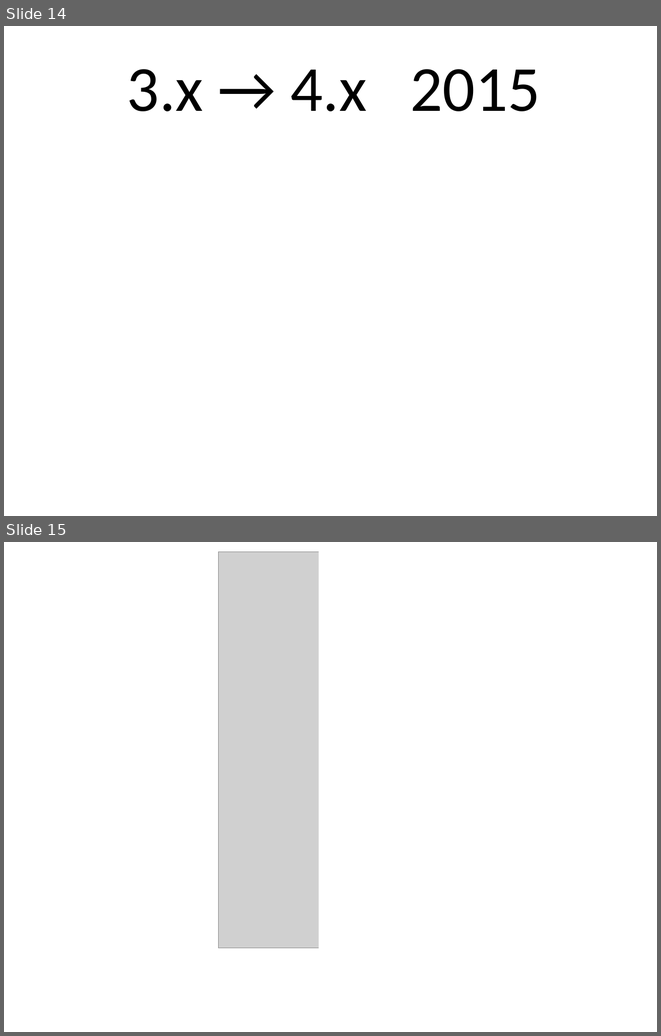
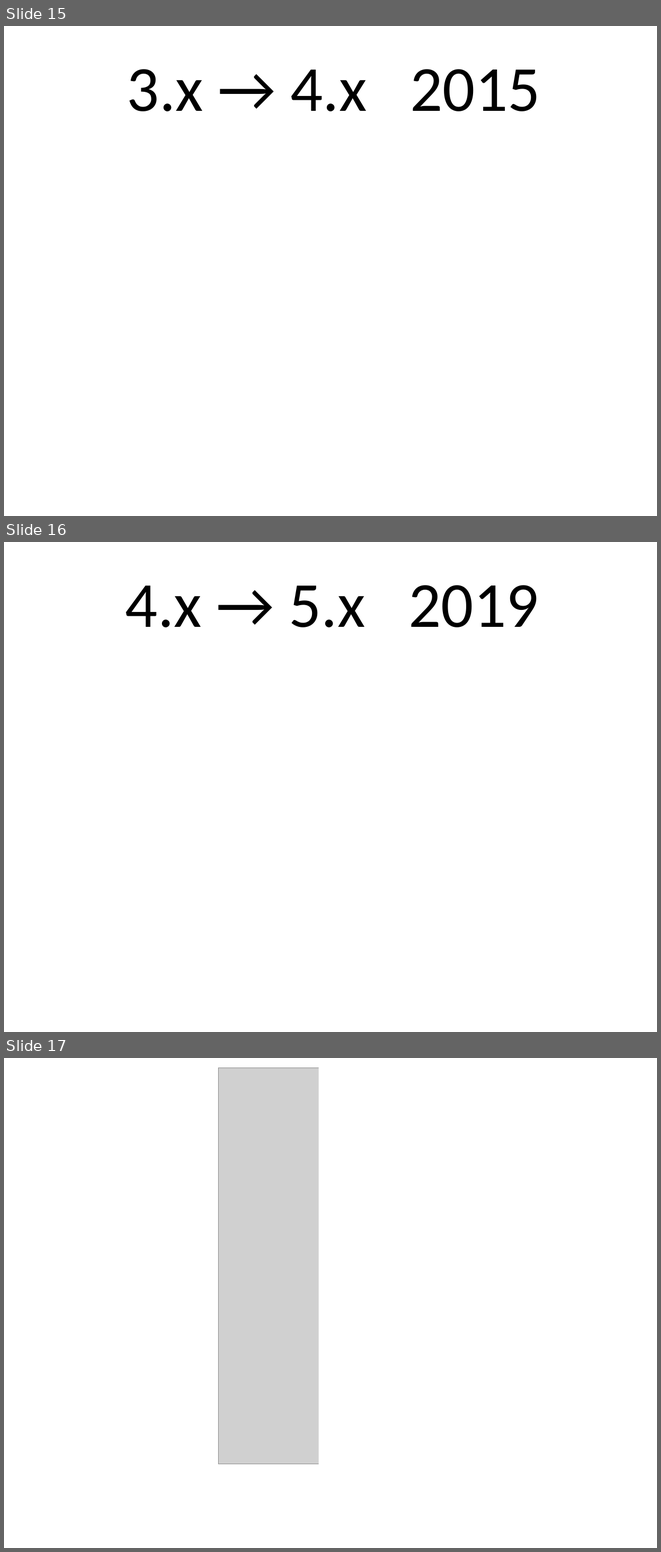
Before and after one commit to gregkh/presentation-release-model, a slide deck: release-model.odp. Shown one above the other, each under a label of ours: slides 14 and 15 before the commit, slides 15, 16 and 17 after it. The pictures are 661x1036 and 661x1552 pixels, drawn with LibreOffice and Linux fonts; fonts in the diff are those of the drawing; grey boxes stand for pictures. Boxes give left, top, right and bottom in pixels: in the first picture for what was removed or moved away, otherwise in the second. Text is boxed around its words. In the diff, an @@ line names an element or a change of style, - is before the commit and + after.

```diff
--- a/release-model.odp
+++ b/release-model.odp
@@ slide 16 added at (4, 542, 657, 1032), background #FFFFFF @@
@@ text added at (125, 585, 539, 627), 78 pt, text #000000 @@
+4.x → 5.x 2019
@@ what was slide 14 is now slide 15 @@
@@ what was slide 15 is now slide 17 @@
```
Also in this commit, not shown: 11 slides changed, 10 other slides added, 1 slide removed, 1 other file.
